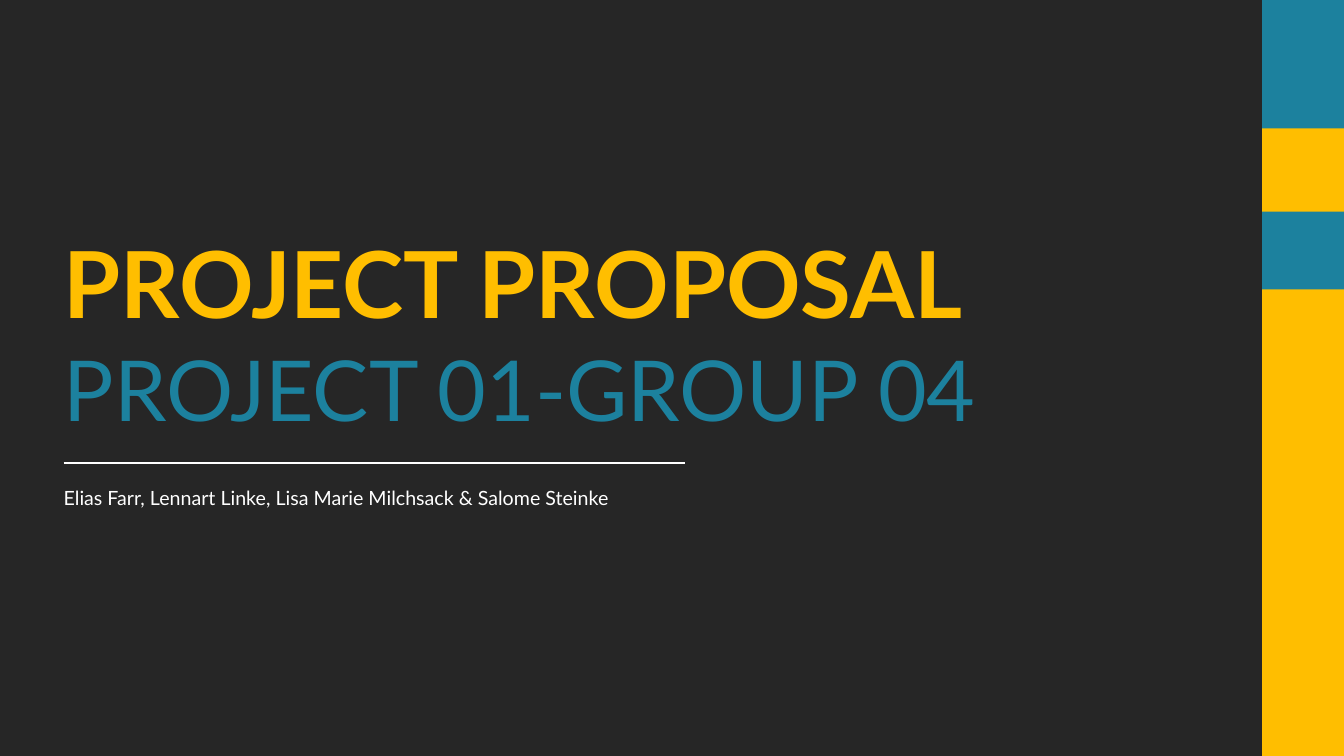
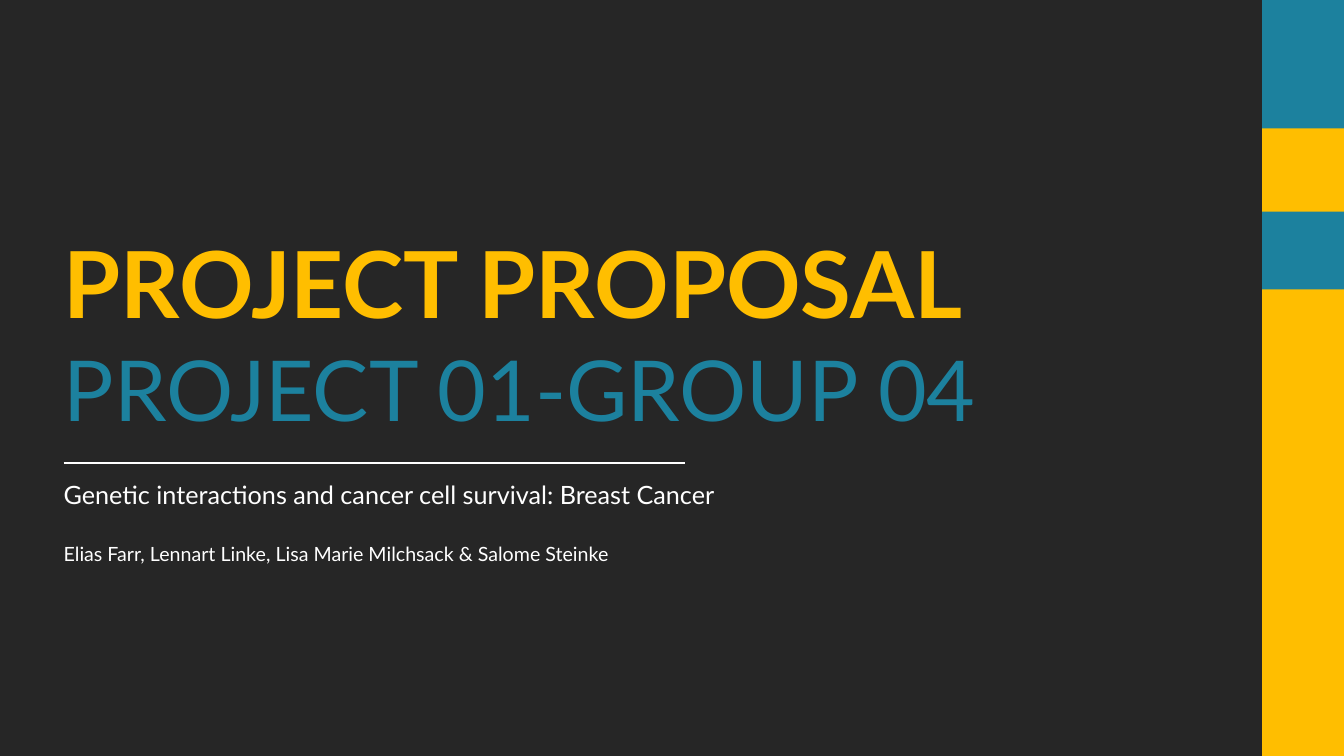
Before and after one commit to datascience-mobi/group-04-project-1-4, a slide deck: slide 1 of Project proposal_presentation_V1.pptx. Drawn at 1344x756 pixels with LibreOffice and Linux fonts; fonts in the diff are those of the drawing; background and template pictures are left out; a plain dark background stands for a picture behind light text. Boxes give left, top, right and bottom in pixels: in the first picture for what was removed or moved away, otherwise in the second. Text is boxed around its words. In the diff, an @@ line names an element or a change of style, - is before the commit and + after.

```diff
--- a/Project proposal_presentation_V1.pptx
+++ b/Project proposal_presentation_V1.pptx
@@ text at [64, 485, 715, 504]: paragraph added @@
+Genetic interactions and cancer cell survival: Breast Cancer
```
Also in this commit, not shown: 1 other slide changed.
